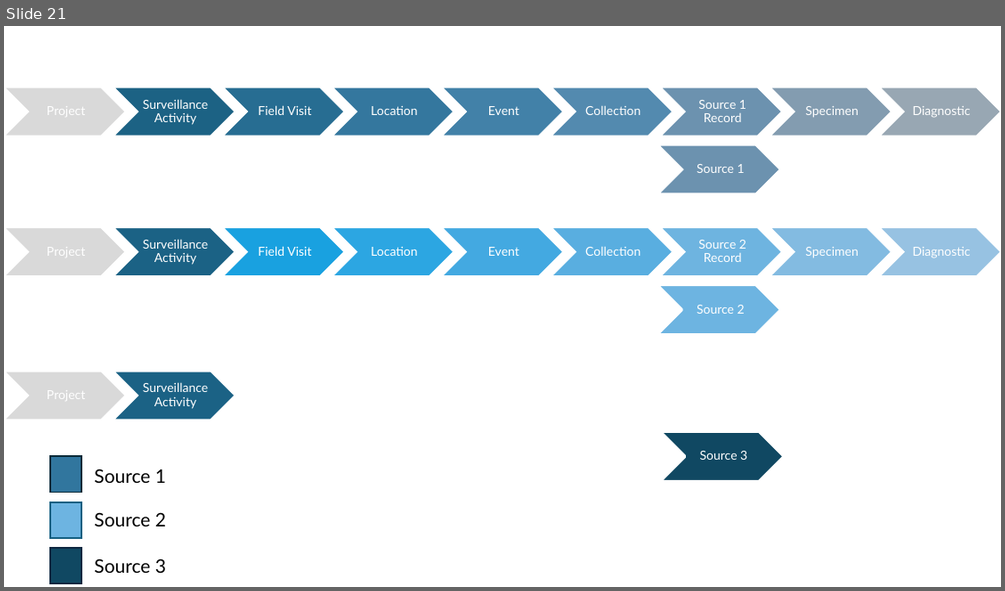
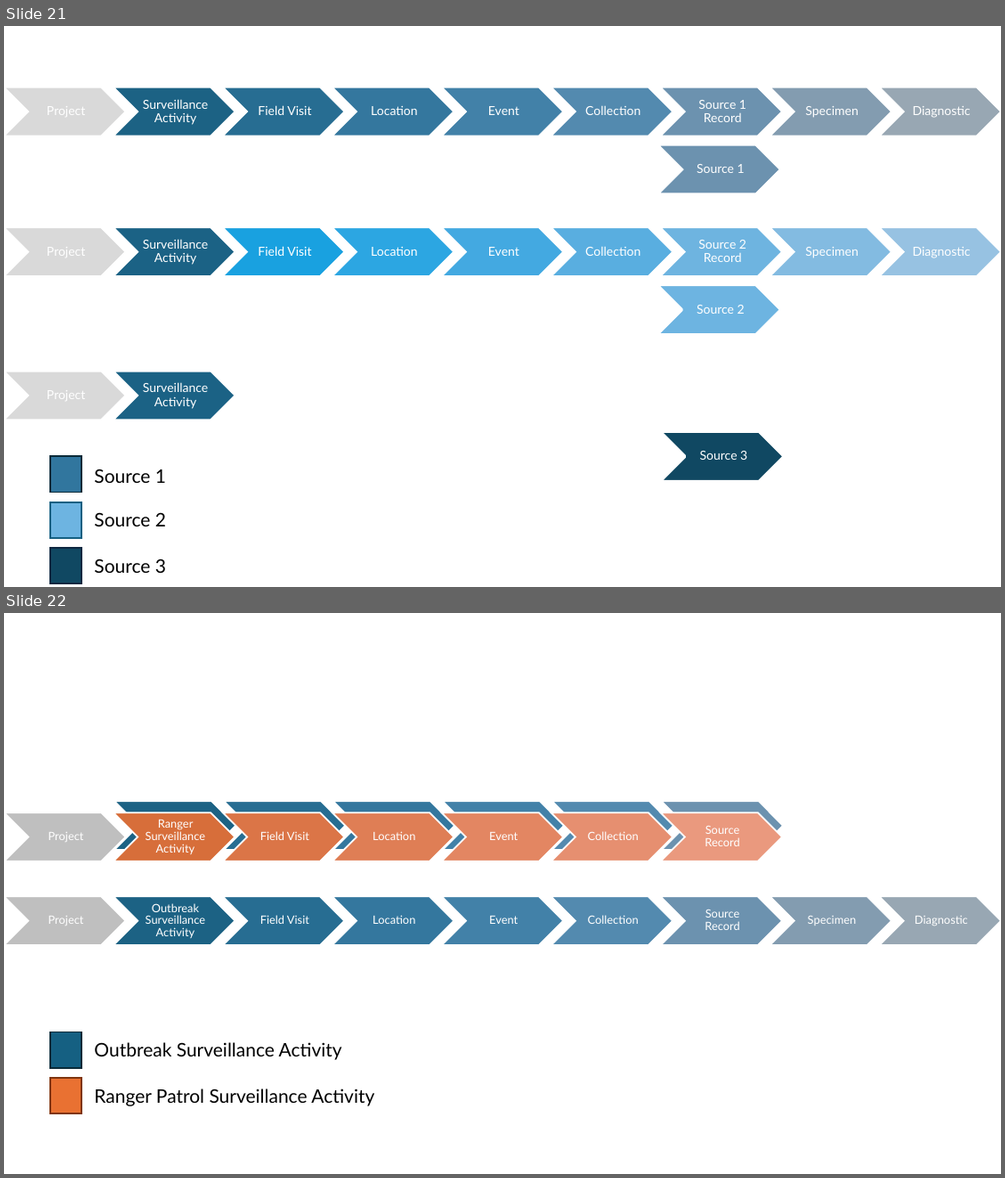
Before and after one commit to dmontecino/WH_Database, a slide deck: Pictures_and_diagrams/diagrams_for_data_model_manual.pptx. Shown one above the other, each under a label of ours: slide 21 before the commit, slides 21 and 22 after it. The pictures are 1005x591 and 1005x1178 pixels, drawn with LibreOffice and Linux fonts; fonts in the diff are those of the drawing. Boxes give left, top, right and bottom in pixels: in the first picture for what was removed or moved away, otherwise in the second. Text is boxed around its words. In the diff, an @@ line names an element or a change of style, - is before the commit and + after.

Commit message:
updating data ditonary and manual November 28th. Surveillance Activity missing only

```diff
--- a/Pictures_and_diagrams/diagrams_for_data_model_manual.pptx
+++ b/Pictures_and_diagrams/diagrams_for_data_model_manual.pptx
@@ slide 22 added at [4, 613, 1001, 1174], background #FFFFFF @@
@@ chevron added at [114, 802, 236, 850], fill #1C6285, outline #FFFFFF 1.5 pt @@
@@ text added at [146, 812, 206, 837], 11 pt, text #FFFFFF @@
+Surveillance Activity
@@ chevron added at [224, 802, 346, 850], fill #276D93, outline #FFFFFF 1.5 pt @@
@@ chevron added at [333, 802, 455, 850], fill #34779E, outline #FFFFFF 1.5 pt @@
@@ chevron added at [443, 802, 565, 850], fill #4281A9, outline #FFFFFF 1.5 pt @@
@@ chevron added at [552, 802, 674, 850], fill #538AAF, outline #FFFFFF 1.5 pt @@
@@ chevron added at [662, 802, 783, 850], fill #6C93AF, outline #FFFFFF 1.5 pt @@
@@ text added at [705, 826, 740, 834], 11 pt, text #FFFFFF @@
+Source Record
@@ group added at [4, 812, 1001, 924]: 9 chevrons, 7 texts @@
+Project
+Ranger Surveillance Activity
+Field Visit
+Location
+Event
+Collection
+Source Record
@@ text added at [260, 831, 309, 840], 11 pt, text #FFFFFF @@
+Field Visit
@@ group added at [4, 818, 1001, 945]: 9 chevrons, 9 texts @@
+Project
+Outbreak Surveillance Activity
+Field Visit
+Location
+Event
+Collection
+Source Record
+Specimen
+Diagnostic
@@ rectangle added at [50, 1032, 81, 1068], fill #156082, outline #092A39 1.5 pt @@
@@ text added at [94, 1042, 342, 1060], 18 pt, text #000000 @@
+Outbreak Surveillance Activity
@@ rectangle added at [50, 1078, 81, 1113], fill #E97132, outline #80350E 1.5 pt @@
@@ text added at [94, 1088, 374, 1106], 18 pt, text #000000 @@
+Ranger Patrol Surveillance Activity
```
Also in this commit, not shown: 1 slide changed, 35 other files.
